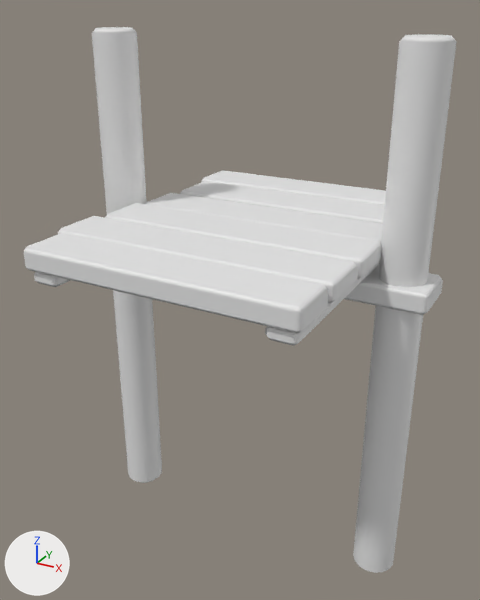
The FBX model CrashCourse/Assets/ART_Assets/Platforms/Small/M_Small_Medium_High_1.fbx as it was, and as the next commit left it.
Rendered twice from a camera (50 mm lens) standing at (59.34, 31.65, 4.47) and looking at (55.88, 37.95, 1.32). Every picture has the same lights, and +X, +Y and +Z are marked at lower left. The picture after the commit comes second. Where no turn or scale is listed for an object, it has been applied to the vertices.

The first picture shows 'M_Small_Medium_High_1'.
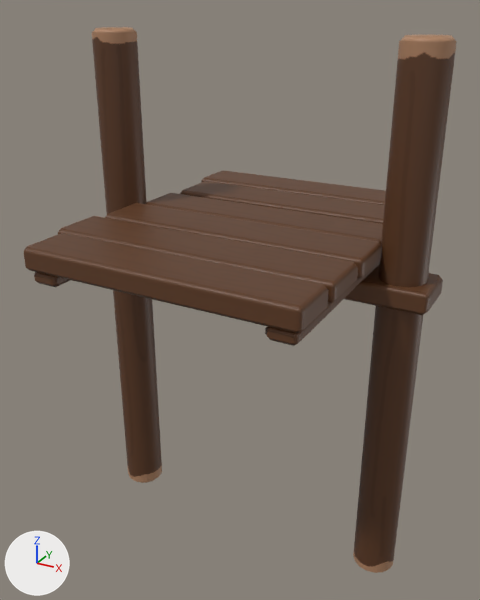
Where the change shows, as pixel boxes [x1, y1, x2, y2] in the pictures (480 x 600 px):
'M_Small_Medium_High_1', recoloured (white to brown)
    both: [24, 27, 457, 573]

The change, as a list of edits to the scene's bpy script:
```text
Add img_row_4_uv_png:
    img_row_4_uv_png = load_image('Row_4_UV.png', '../Textures/Row_4_UV.png', 1024, 1024, 'sRGB')
Add mat_row_4:
    mat_row_4 = principled_material('Row_4')
    mat_row_4.texture = img_row_4_uv_png
Change me_cube_713:
    where me_cube_713.from_pydata(...)  # 344 vertices, 334 faces; spans x -2.11..2.09, y -1.95..1.96, z -4.07..2.05
    add me_cube_713.materials.append(mat_row_4)  # picture img_row_4_uv_png
```
